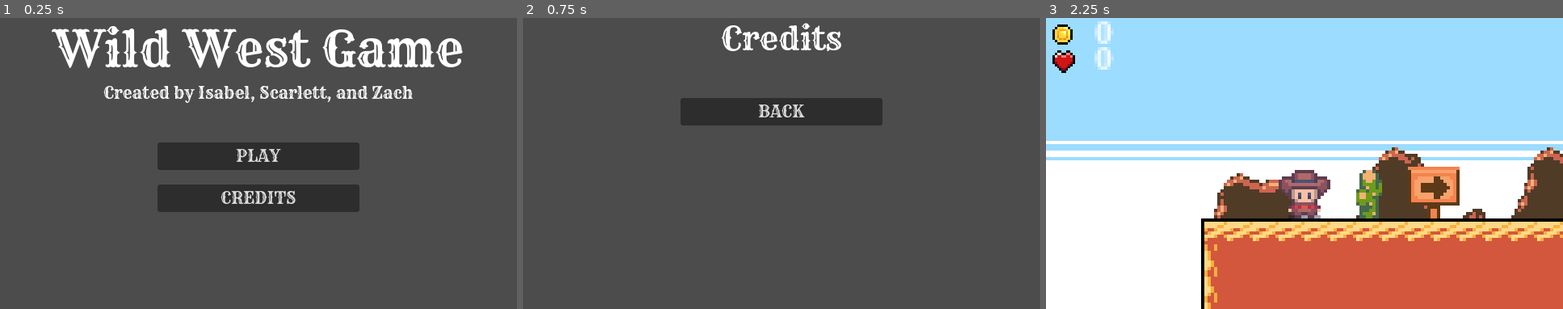
Above: before the commit, frames 1-3 (left to right).
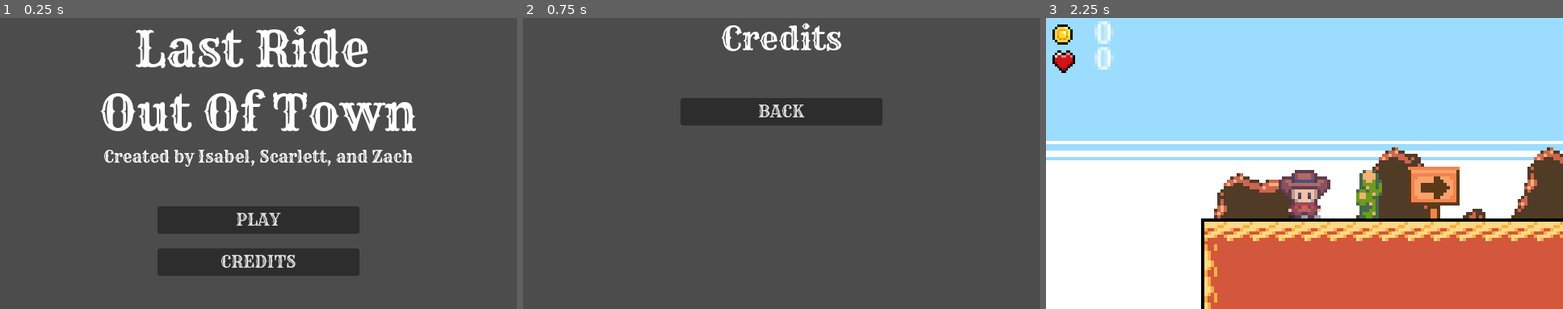
Above: after the commit, the same moments.

Repository: iltusing/hoohacks26
Game: Godot game, scene res://scenes/title.tscn
Same seed, same stepped clock (60 frames per second), same inputs: the game is played once before the commit and once after it.
Inputs:
- Up to frame 1 (0.25 s): no input
- Up to frame 2 (0.75 s): click "CREDITS" at 0.5 s
- Up to frame 3 (2.25 s): click "BACK" at 1.25 s; click "PLAY" at 2 s

The runs differ from the first frame. In frame 1, 23% of the frame differs, in the area x 10-90%, y 2-89%; in frame 2, nothing differs; in frame 3, nothing differs.

Commit message:
Change game title

Diff:
--- a/wild-west-game/project.godot
+++ b/wild-west-game/project.godot
@@ -10,7 +10,7 @@
 
 [application]
 
-config/name="wild-west-game"
+config/name="last-ride-out-of-town"
 run/main_scene="uid://bb45tt6exka7b"
 config/features=PackedStringArray("4.6", "Forward Plus")
 boot_splash/bg_color=Color(0, 0, 0, 1)
--- a/wild-west-game/scenes/title.tscn
+++ b/wild-west-game/scenes/title.tscn
@@ -25,7 +25,9 @@
 layout_mode = 2
 theme_override_fonts/font = ExtResource("1_4ignj")
 theme_override_font_sizes/font_size = 60
-text = "Wild West Game"
+text = "Last Ride
+Out Of Town"
+horizontal_alignment = 1
 
 [node name="author_container" type="CenterContainer" parent="MAIN" unique_id=969530833]
 layout_mode = 2
@@ -68,11 +70,11 @@
 visible = false
 layout_mode = 2
 
-[node name="title_container" type="CenterContainer" parent="CREDITS" unique_id=200567424]
+[node name="credit_container" type="CenterContainer" parent="CREDITS" unique_id=200567424]
 layout_mode = 2
 size_flags_vertical = 0
 
-[node name="title" type="Label" parent="CREDITS/title_container" unique_id=455517772]
+[node name="credits" type="Label" parent="CREDITS/credit_container" unique_id=455517772]
 layout_mode = 2
 theme_override_fonts/font = ExtResource("1_4ignj")
 theme_override_font_sizes/font_size = 40
